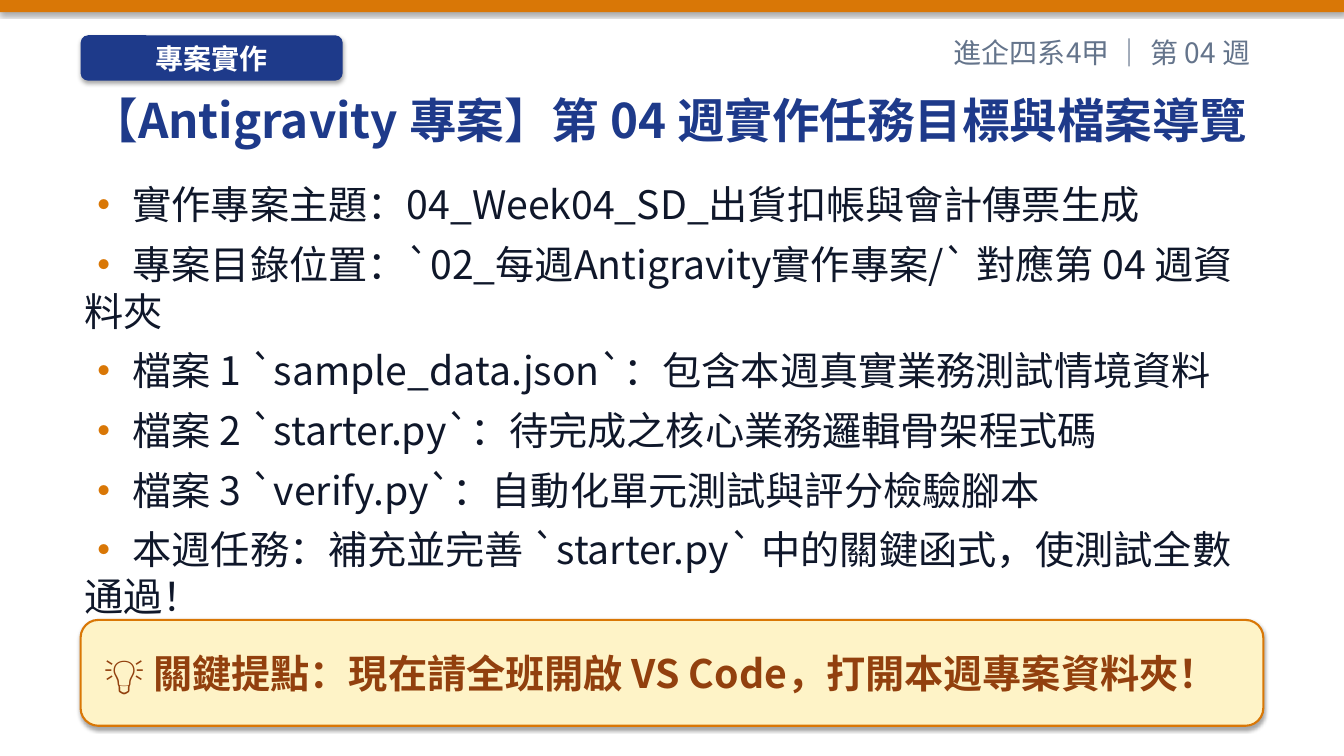
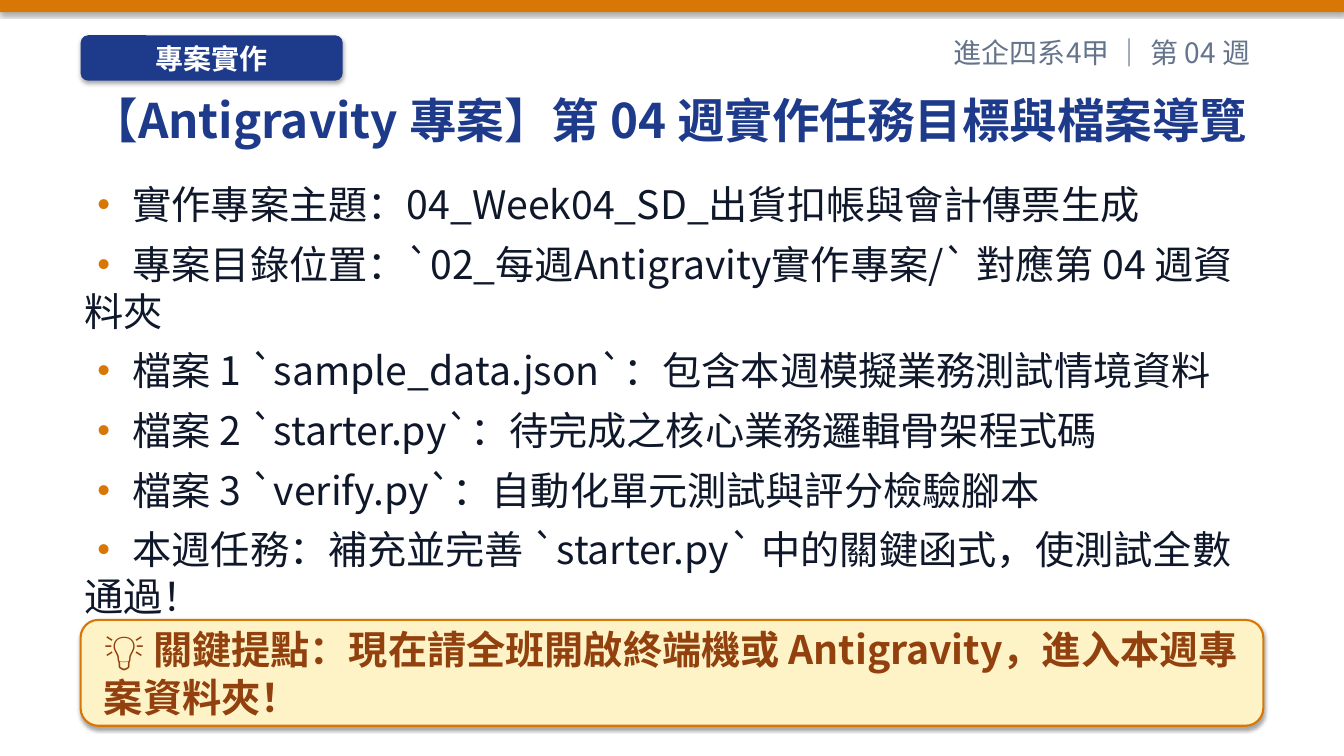
Before and after one commit to h12s12bs/vnu-enterprise-resource-planning, a slide deck: slide 40 of 01_每週教學簡報_PPT/ERP_第04週_銷售與配銷模組_(SD)_-_出貨、開立發票與應收.pptx. Drawn at 1344x756 pixels with LibreOffice and Linux fonts; fonts in the diff are those of the drawing. Boxes give left, top, right and bottom in pixels: in the first picture for what was removed or moved away, otherwise in the second. Text is boxed around its words. In the diff, an @@ line names an element or a change of style, - is before the commit and + after.

Commit message:
chore: refine wording from real corporate data to simulated teaching scenario data

```diff
--- a/01_每週教學簡報_PPT/ERP_第04週_銷售與配銷模組_(SD)_-_出貨、開立發票與應收.pptx
+++ b/01_每週教學簡報_PPT/ERP_第04週_銷售與配銷模組_(SD)_-_出貨、開立發票與應收.pptx
@@ text at (x1=133, y1=351, x2=1210, y2=395): text changed @@
-• 檔案 1 `sample_data.json`：包含本週真實業務測試情境資料
+• 檔案 1 `sample_data.json`：包含本週模擬業務測試情境資料
@@ text in rounded rectangle at (x1=104, y1=630, x2=1237, y2=716): text changed @@
-💡 關鍵提點：現在請全班開啟 VS Code，打開本週專案資料夾！
+💡 關鍵提點：現在請全班開啟終端機或 Antigravity，進入本週專案資料夾！
```
Also in this commit, not shown: 2 other slides changed, 42 other files.
